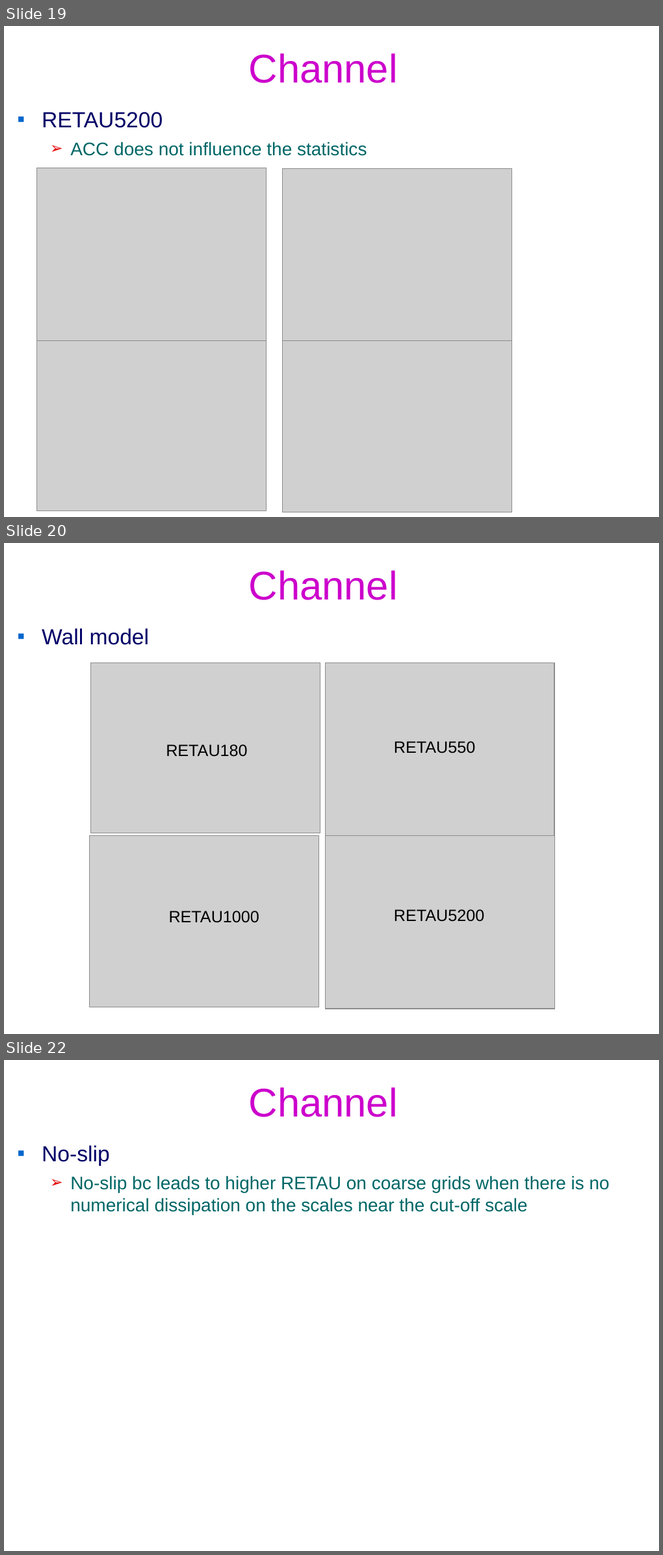
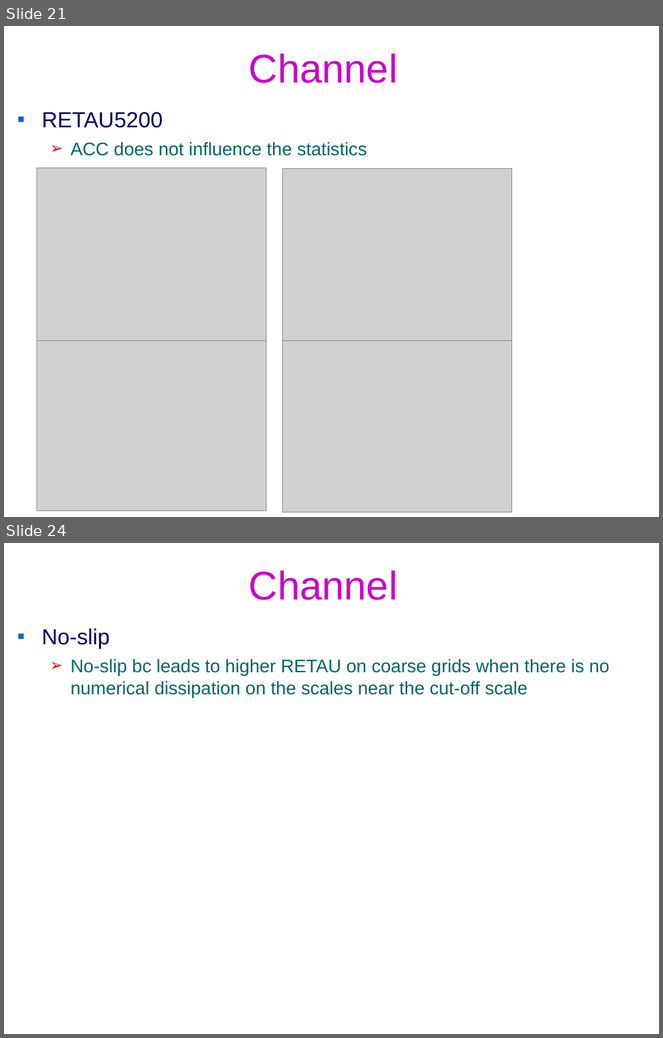
Before and after one commit to federicoVerolini/CaLES, a slide deck: docs/vv.pptx. Shown one above the other, each under a label of ours: slides 19, 20 and 22 before the commit, slides 21 and 24 after it; the slides between them are not shown. The pictures are 663x1555 and 663x1038 pixels, drawn with LibreOffice and Linux fonts; fonts in the diff are those of the drawing; grey boxes stand for pictures; background and template pictures are left out. Boxes give left, top, right and bottom in pixels: in the first picture for what was removed or moved away, otherwise in the second. Text is boxed around its words. In the diff, an @@ line names an element or a change of style, - is before the commit and + after.

```diff
--- a/docs/vv.pptx
+++ b/docs/vv.pptx
@@ slide 20 removed at box(4, 543, 659, 1034), background #FFFFFF @@
@@ title removed at box(249, 570, 398, 600) @@
-Channel
@@ text removed at box(42, 628, 149, 645) @@
-▪ Wall model
@@ picture removed at box(91, 663, 321, 834) @@
@@ picture removed at box(325, 663, 555, 835) @@
@@ text removed at box(166, 745, 247, 757) @@
-RETAU180
@@ text removed at box(394, 741, 475, 754) @@
-RETAU550
@@ picture removed at box(90, 836, 319, 1008) @@
@@ picture removed at box(326, 836, 555, 1010) @@
@@ text removed at box(169, 911, 259, 923) @@
-RETAU1000
@@ text removed at box(394, 910, 484, 922) @@
-RETAU5200
@@ what was slide 19 is now slide 21 @@
@@ what was slide 22 is now slide 24 @@
```
Also in this commit, not shown: 9 slides changed, 5 slides added, 3 other slides removed, 4 other files.
